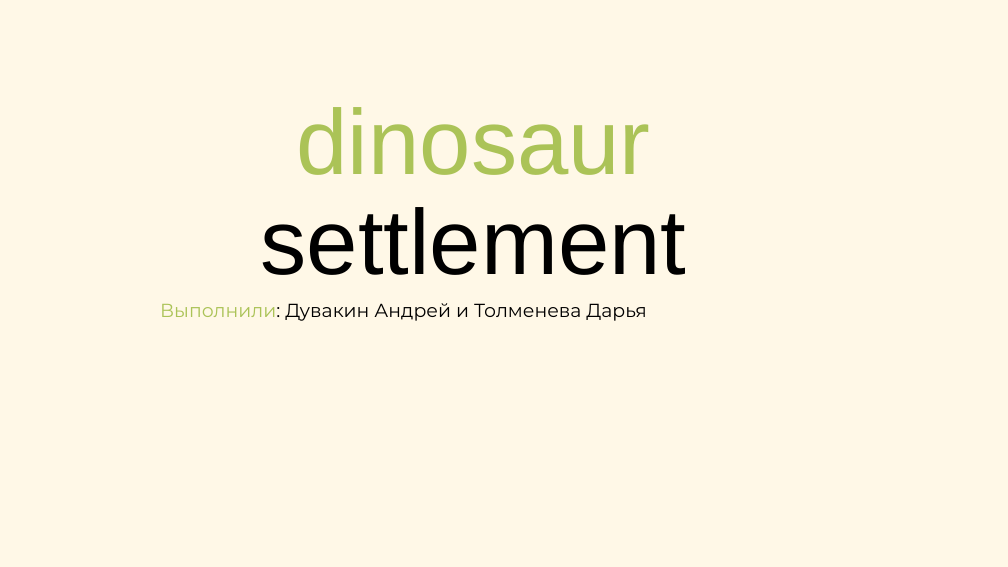
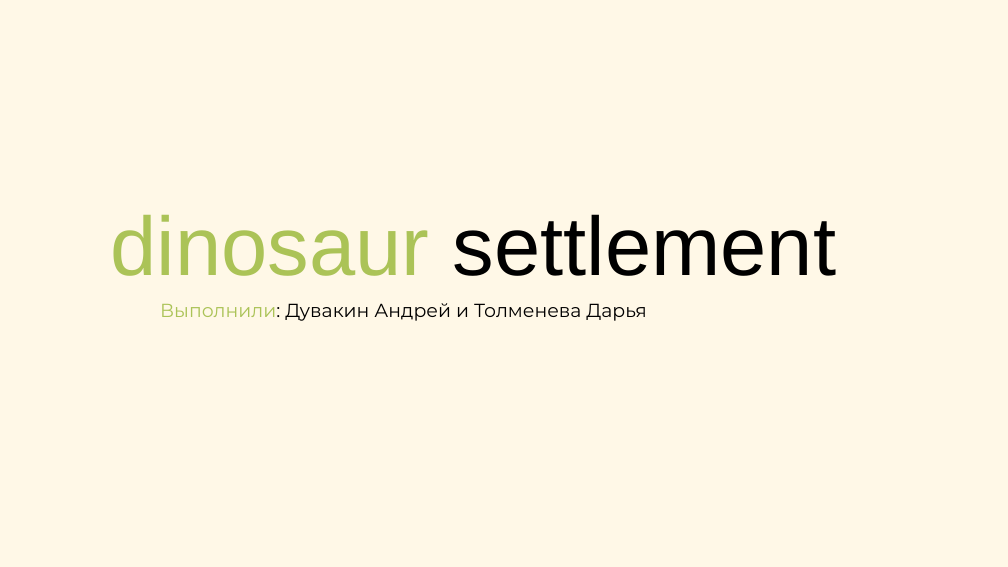
Before and after one commit to AndreiDuvakin/PyGame-Project, a slide deck: slide 1 of documents/Презентация.pptx. Drawn at 1008x567 pixels with LibreOffice and Linux fonts; fonts in the diff are those of the drawing. Boxes give left, top, right and bottom in pixels: in the first picture for what was removed or moved away, otherwise in the second. Text is boxed around its words. In the diff, an @@ line names an element or a change of style, - is before the commit and + after.

```diff
--- a/documents/Презентация.pptx
+++ b/documents/Презентация.pptx
@@ title "dinosaur settlement" at [111,214,836,276]: size 88 to 79.2 pt @@
```
Also in this commit, not shown: 5 other slides changed.
